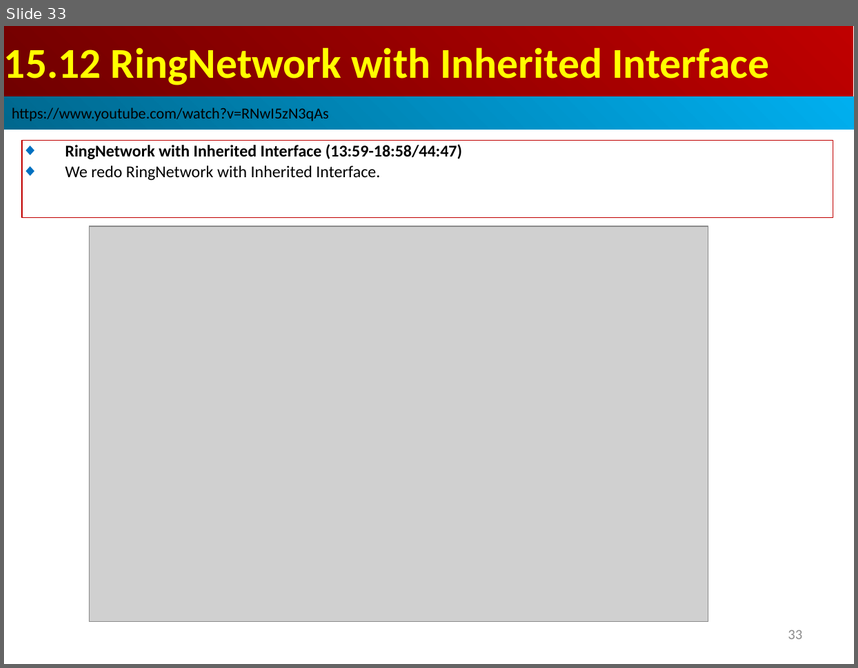
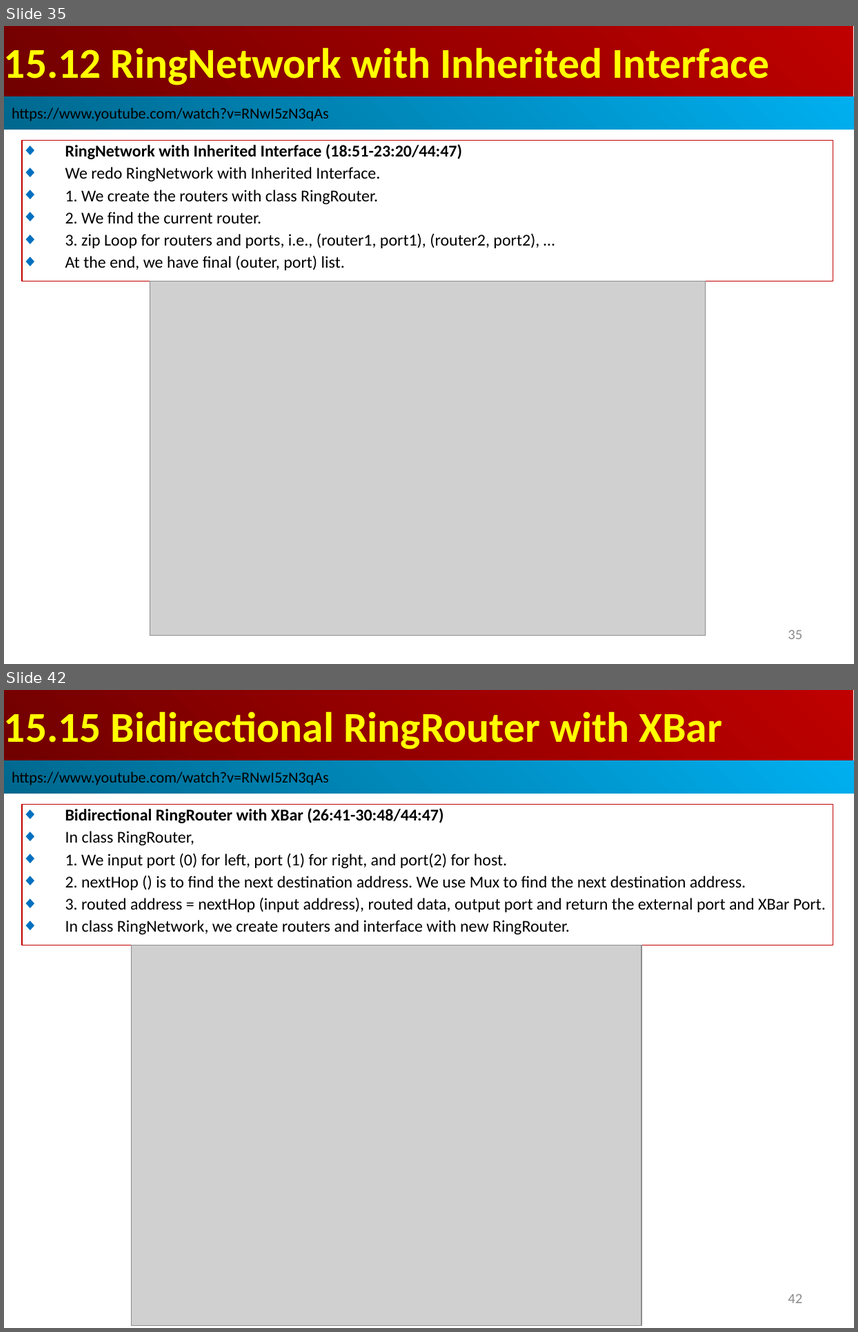
Before and after one commit to peterhchen/AIU_CS800_Chisel, a slide deck: 500_UCSC_HWD/015_Network/000_Video/015.Network.ppt. Shown one above the other, each under a label of ours: slide 33 before the commit, slides 35 and 42 after it; the slides between them are not shown. The pictures are 858x668 and 858x1332 pixels, drawn with LibreOffice and Linux fonts; fonts in the diff are those of the drawing; grey boxes stand for pictures. Boxes give left, top, right and bottom in pixels: in the first picture for what was removed or moved away, otherwise in the second. Text is boxed around its words. In the diff, an @@ line names an element or a change of style, - is before the commit and + after.

```diff
--- a/500_UCSC_HWD/015_Network/000_Video/015.Network.ppt
+++ b/500_UCSC_HWD/015_Network/000_Video/015.Network.ppt
@@ slide 42 added at (x1=4, y1=690, x2=854, y2=1328), background #FFFFFF @@
@@ rectangle added at (x1=4, y1=690, x2=853, y2=760), fill gradient #BF0000 to #710000, 36 pt, text #FFFF00, bold @@
+15.15 Bidirectional RingRouter with XBar
@@ rectangle added at (x1=4, y1=760, x2=854, y2=793), fill gradient #00AFEF to #00688E, 13 pt, text #000000 @@
+https://www.youtube.com/watch?v=RNwI5zN3qAs
@@ rectangle added at (x1=22, y1=805, x2=833, y2=945), outline #C00000 0.74 pt, 14 pt, text #000000 @@
+◆ Bidirectional RingRouter with XBar (26:41-30:48/44:47)
+◆ In class RingRouter,
+◆ 1. We input port (0) for left, port (1) for right, and port(2) for host.
+◆ 2. nextHop () is to find the next destination address. We use Mux to find the next destination address.
+◆ 3. routed address = nextHop (input address), routed data, output port and return the external port and XBar Port.
+◆ In class RingNetwork, we create routers and interface with new RingRouter.
@@ picture added at (x1=132, y1=945, x2=642, y2=1325) @@
@@ page number added at (x1=788, y1=1294, x2=802, y2=1303), 12 pt, text #8B8B8B @@
+42
@@ what was slide 33 is now slide 35 @@
@@ slide 35 changed as well @@
@@ rectangle "RingNetwork with Inherited Interface (18:51-23:20/44:47)" resized from (x1=22, y1=141, x2=833, y2=217) to (x1=22, y1=141, x2=833, y2=281) @@
@@ text in rectangle at (x1=65, y1=144, x2=462, y2=159): text changed @@
-◆ RingNetwork with Inherited Interface (13:59-18:58/44:47)
+◆ RingNetwork with Inherited Interface (18:51-23:20/44:47)
@@ text in rectangle at (x1=65, y1=167, x2=380, y2=181): more space between paragraphs @@
@@ text in rectangle at (x1=65, y1=190, x2=539, y2=270): paragraphs added @@
+◆ 1. We create the routers with class RingRouter.
+◆ 2. We find the current router.
+◆ 3. zip Loop for routers and ports, i.e., (router1, port1), (router2, port2), …
+◆ At the end, we have final (outer, port) list.
@@ picture resized from (x1=89, y1=226, x2=708, y2=621) to (x1=150, y1=281, x2=705, y2=635) @@
@@ page number at (x1=788, y1=630, x2=802, y2=639): text changed @@
-33
+35
```
Also in this commit, not shown: 33 other slides changed, 31 other slides added.
